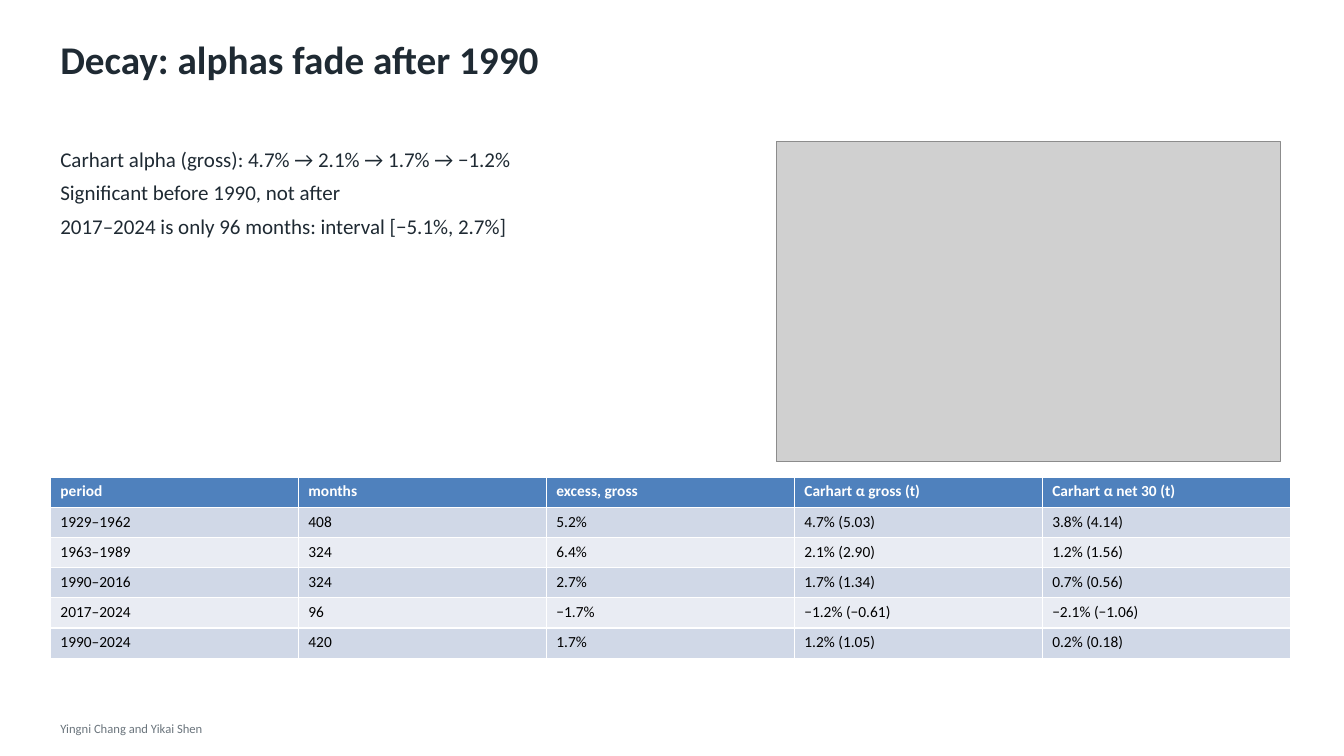
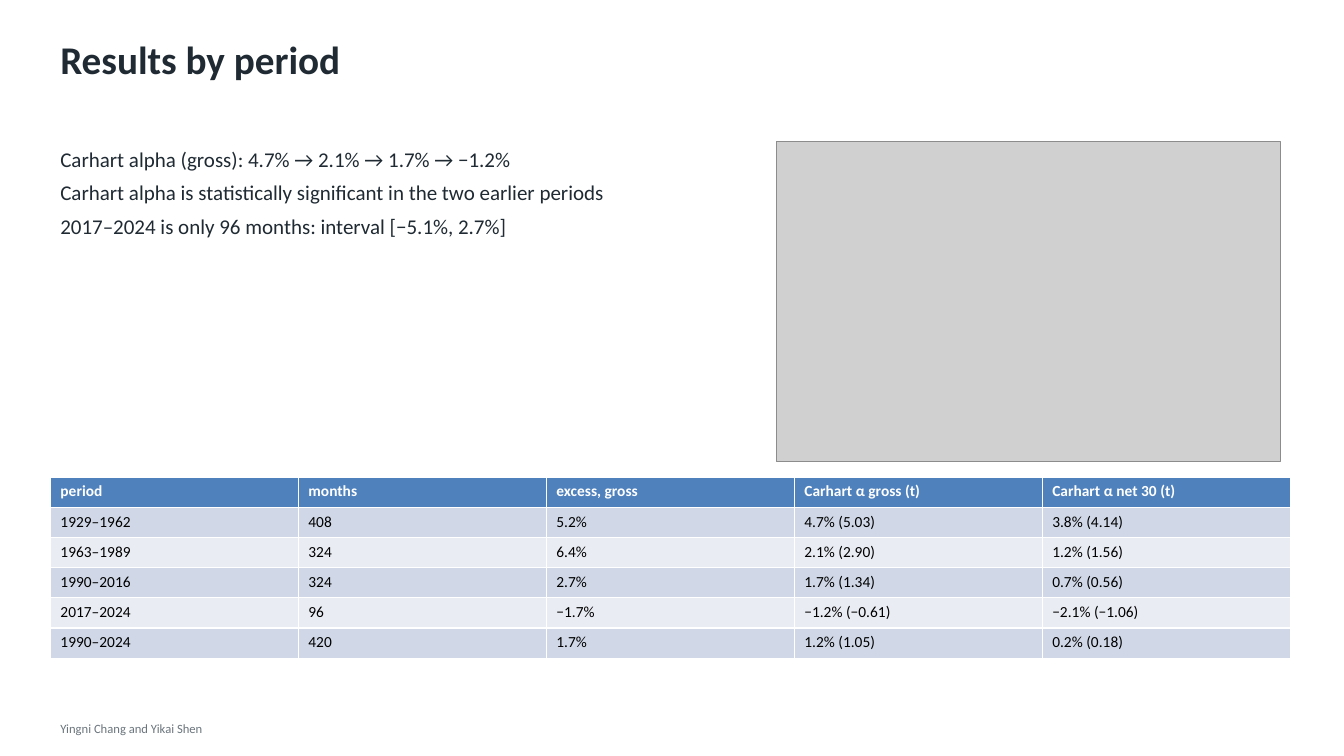
Before and after one commit to yingnichang/MTH9897, a slide deck: slide 9 of Final/presentation/conservative_formula.pptx. Drawn at 1344x756 pixels with LibreOffice and Linux fonts; fonts in the diff are those of the drawing; grey boxes stand for pictures. Boxes give left, top, right and bottom in pixels: in the first picture for what was removed or moved away, otherwise in the second. Text is boxed around its words. In the diff, an @@ line names an element or a change of style, - is before the commit and + after.

```diff
--- a/Final/presentation/conservative_formula.pptx
+++ b/Final/presentation/conservative_formula.pptx
@@ text at bbox=[60, 46, 340, 80]: text changed @@
-Decay: alphas fade after 1990
+Results by period
@@ text at bbox=[60, 185, 604, 204]: text changed @@
-Significant before 1990, not after
+Carhart alpha is statistically significant in the two earlier periods
```
Also in this commit, not shown: 17 other slides changed, 11 other files.
